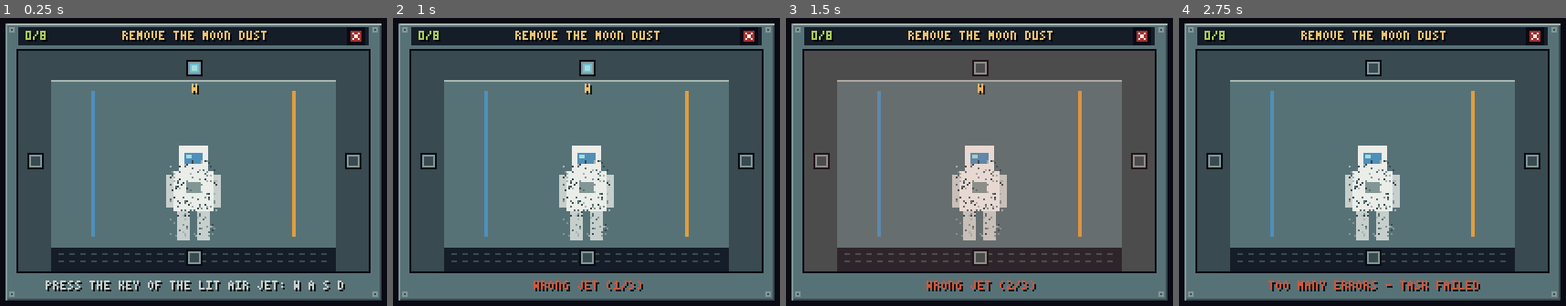
Above: before the commit, frames 1-4 (left to right).
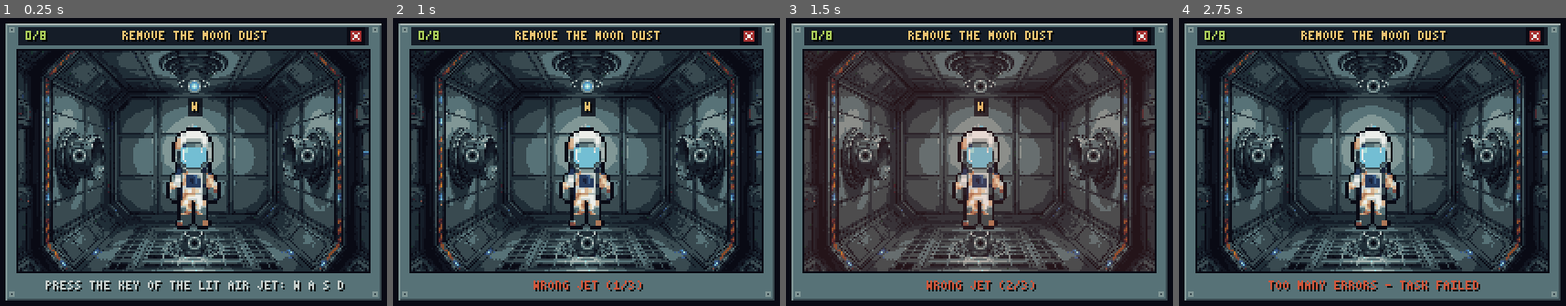
Above: after the commit, the same moments.

Repository: HattoriLoL/Artemis-Adventure
Game: Godot game, scene res://cenas/minigame_chuveiro.tscn
Two runs of this game, one before a commit and one after it. Both use one fixed random seed, a clock stepped at 60 frames per second and the inputs below. This scene is started directly instead of the project's main scene.
Inputs (mouse positions are in pixels of both pictures, inside the frame that each line leads up to):
- Up to frame 1 (0.25 s): no input
- Up to frame 2 (1 s): tap Enter (ui_accept) at 0.5, 0.77 s; move the mouse to (714, 144) at 0.52 s; hold D (direita) from 0.53 s (still down); hold E (usar) from 0.53 s (still down); click (714, 144) at 0.67 s
- Up to frame 3 (1.5 s): tap Enter (ui_accept) at 1.25 s; move the mouse to (863, 179) at 1.27 s; release D (direita) at 1.28 s; release E (usar) at 1.28 s; hold S (baixo) from 1.28 s (still down); tap Shift at 1.35 s
- Up to frame 4 (2.75 s): tap Enter (ui_accept) at 1.52, 2 s; move the mouse to (1430, 90) at 2.02 s; release S (baixo) at 2.03 s; hold D (direita) from 2.03 s (still down); tap X at 2.1 s

The runs differ from the first frame. In frame 1, 58% of the frame differs, in the area x 4-96%, y 11-88%; in frame 2, 58%; in frame 3, 58%; in frame 4, 58%.

Commit message:
Chuveiro: arte do minigame (cabine, astronauta limpo e sujo, bicos) na paleta Apollo, bicos e pés alinhados à cabine e tecla com plaquinha escura

Diff:
--- a/jogo/scripts/minigame_chuveiro.gd
+++ b/jogo/scripts/minigame_chuveiro.gd
@@ -6,9 +6,10 @@
 ## (taxa_erro diminui o que a tarefa rende); MAX_ERROS erros perdem a tarefa (sinal falhou). Não tira radiação: só
 ## poeira.
 ## A ideia do minigame (jatos de ar pressurizado em várias direções) veio do PR #22 (chinesdecroks).
-## Arte (paleta Apollo, PixelAi) em res://assets/minigames/chuveiro/: cabine.png (192x121), astronauta_limpo.png e
-## astronauta_sujo.png (mesma pose e tamanho) e bico.png / bico_aceso.png. Enquanto um arquivo não existe, o
-## minigame desenha uma versão provisória no lugar dele. Jatos de ar, poeira voando, moldura e textos são animados aqui.
+## Arte (paleta Apollo, PixelAi; gerada por arte/minijogo_chuveiro.py) em res://assets/minigames/chuveiro/:
+## cabine.png (192x121, bicos com centro em BICOS), astronauta_limpo.png e astronauta_sujo.png (30x56, mesma pose; a
+## poeira são os pixels que diferem) e bico.png / bico_aceso.png (9x9). Se um arquivo faltar, o minigame desenha uma
+## versão provisória no lugar dele. Jatos de ar, poeira voando, moldura e textos são animados aqui.
 ## Contrato com o mapa: sinais `terminou`, `falhou` e `cancelou` (X ou Esc), taxa_erro(), comecou() e `demo`.
 
 signal terminou
@@ -41,9 +42,9 @@
 const TAM_JANELA := Vector2(192, 121)
 const BOTAO_X := Rect2(245, 17, 8, 8)
 # dentro da cabine: onde fica cada bico (centro) e o astronauta (centro dos pés)
-const BICOS := {"cima": Vector2(96, 9), "esquerda": Vector2(9, 60), "direita": Vector2(183, 60),
-	"baixo": Vector2(96, 113)}
-const PES := Vector2(96, 104)
+const BICOS := {"cima": Vector2(96, 19), "esquerda": Vector2(33, 57), "direita": Vector2(158, 57),
+	"baixo": Vector2(96, 105)}
+const PES := Vector2(96, 98)                     # o astronauta (30x56) fica com o canto em (81, 42)
 const TAM_PROVISORIO := Vector2(30, 52)          # astronauta desenhado enquanto não há arte
 const TECLAS := {"cima": "W", "esquerda": "A", "direita": "D", "baixo": "S"}
 
@@ -333,10 +334,13 @@
 		draw_rect(Rect2(JANELA + c - Vector2(2, 2), Vector2(5, 5)), CIANO if (piscando or soprando) else CINZA_ESC)
 		if piscando or soprando:
 			draw_rect(Rect2(JANELA + c - Vector2(1, 1), Vector2(3, 3)), CIANO_BRILHO)
-	if aceso:                                     # a tecla do jato aceso, do lado de dentro da cabine
-		var dentro := (PES - Vector2(0, 26) - c).normalized() * 11.0
+	if aceso:                 # a tecla do jato aceso, do lado de dentro da cabine (a do chão, embaixo, longe das botas)
+		var dentro := Vector2(0, 9) if lado == "baixo" else (PES - Vector2(0, 26) - c).normalized() * 11.0
 		var cor := AMARELO if t_passo > 0.8 or fmod(t, 0.2) < 0.1 else VERMELHO_CLARO
-		Fonte.centralizado(self, TECLAS[lado], JANELA.x + c.x + dentro.x + 0.5, JANELA.y + c.y + dentro.y - 2, cor)
+		var cx := JANELA.x + c.x + dentro.x + 0.5
+		var y := JANELA.y + c.y + dentro.y - 2
+		draw_rect(Rect2(Vector2(round(cx - 1.5) - 2, y - 2), Vector2(8, 10)), Color(PRETO, 0.8))   # plaquinha: lê em fundo claro
+		Fonte.centralizado(self, TECLAS[lado], cx, y, cor)
 
 
 func _cabine_provisoria() -> void:
Binary file added: jogo/assets/minigames/chuveiro/astronauta_limpo.png
Not shown, added: jogo/assets/minigames/chuveiro/astronauta_limpo.png.import
Binary file added: jogo/assets/minigames/chuveiro/astronauta_sujo.png
Not shown, added: jogo/assets/minigames/chuveiro/astronauta_sujo.png.import
Binary file added: jogo/assets/minigames/chuveiro/bico.png
Not shown, added: jogo/assets/minigames/chuveiro/bico.png.import
Binary file added: jogo/assets/minigames/chuveiro/bico_aceso.png
Not shown, added: jogo/assets/minigames/chuveiro/bico_aceso.png.import
Binary file added: jogo/assets/minigames/chuveiro/cabine.png
Not shown, added: jogo/assets/minigames/chuveiro/cabine.png.import
